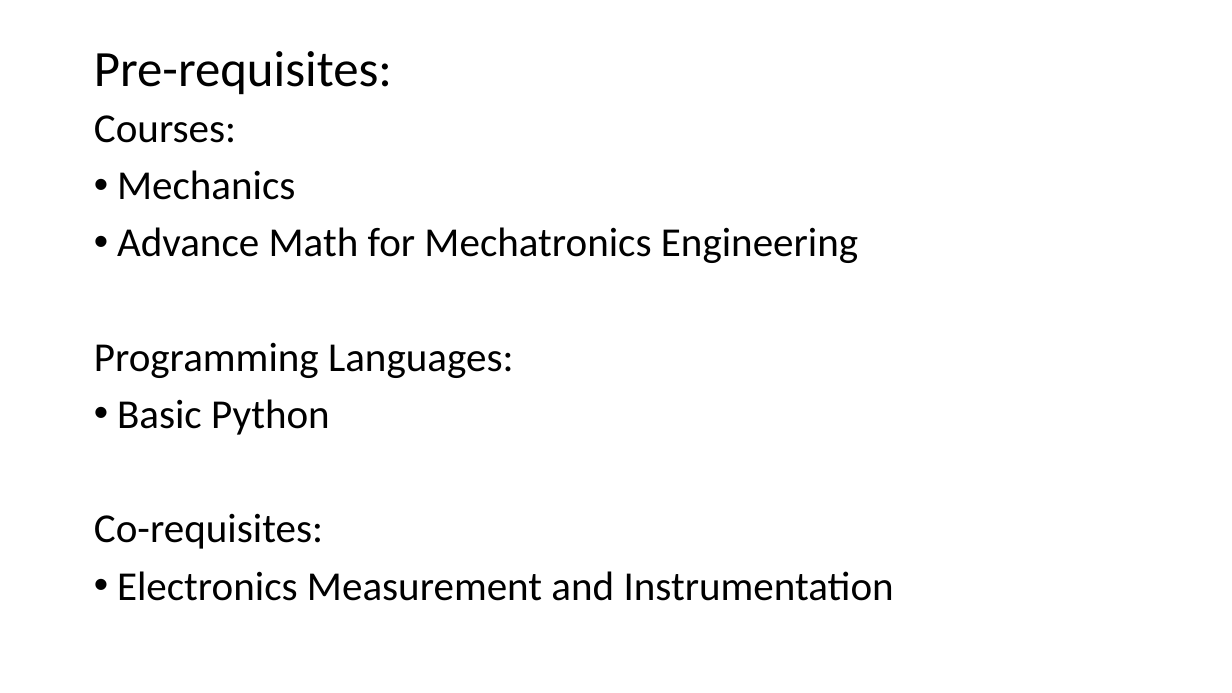
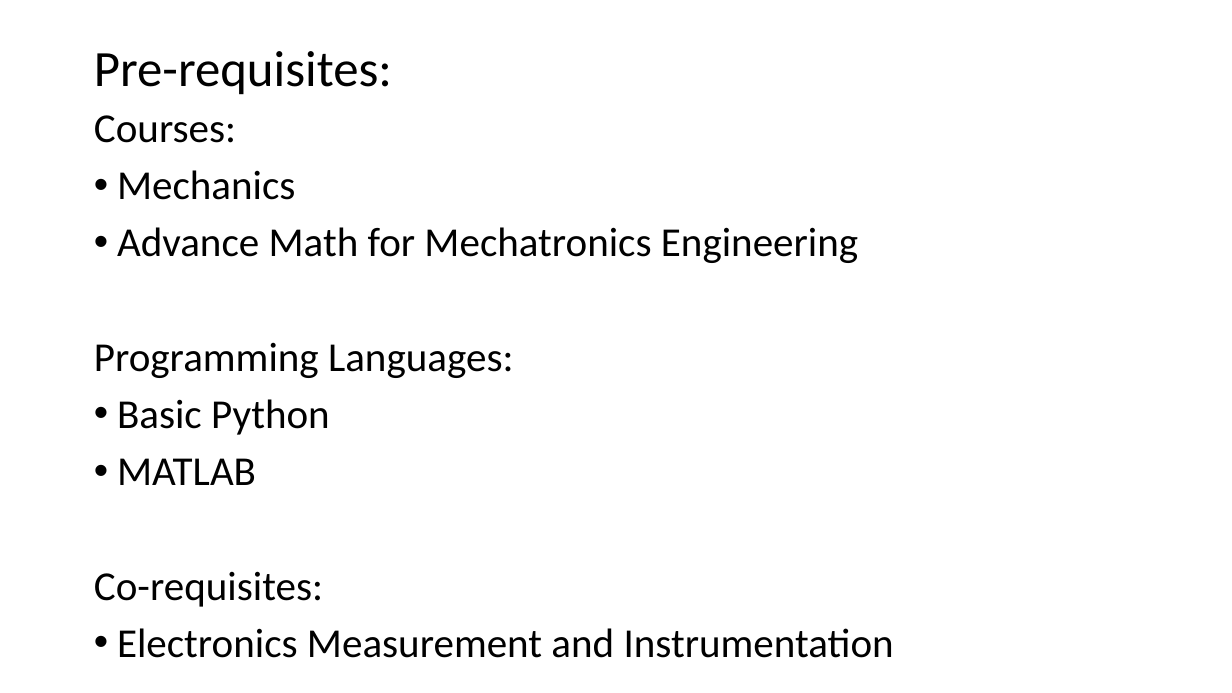
Before and after one commit to MikkoDT/Robotics_MEXE_3rdYearCourse, a slide deck: slide 3 of Robotics_1/1. MexE 406 Robotics 1.pptx. Drawn at 1232x693 pixels with LibreOffice and Linux fonts; fonts in the diff are those of the drawing. Boxes give left, top, right and bottom in pixels: in the first picture for what was removed or moved away, otherwise in the second. Text is boxed around its words. In the diff, an @@ line names an element or a change of style, - is before the commit and + after.

```diff
--- a/Robotics_1/1. MexE 406 Robotics 1.pptx
+++ b/Robotics_1/1. MexE 406 Robotics 1.pptx
@@ text at [117,458,256,485]: paragraph added @@
+• MATLAB
```
Also in this commit, not shown: 3 other files.
